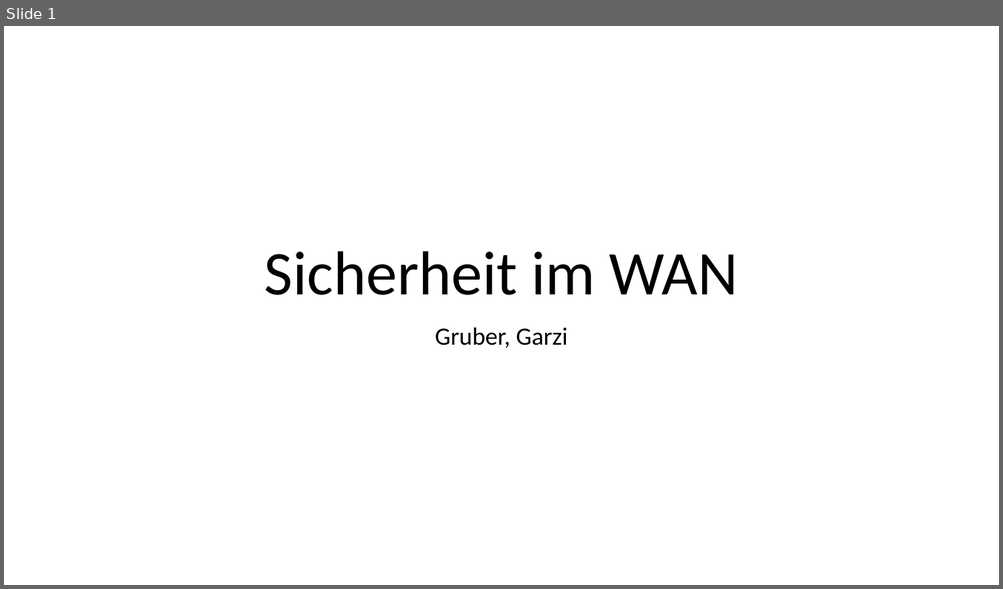
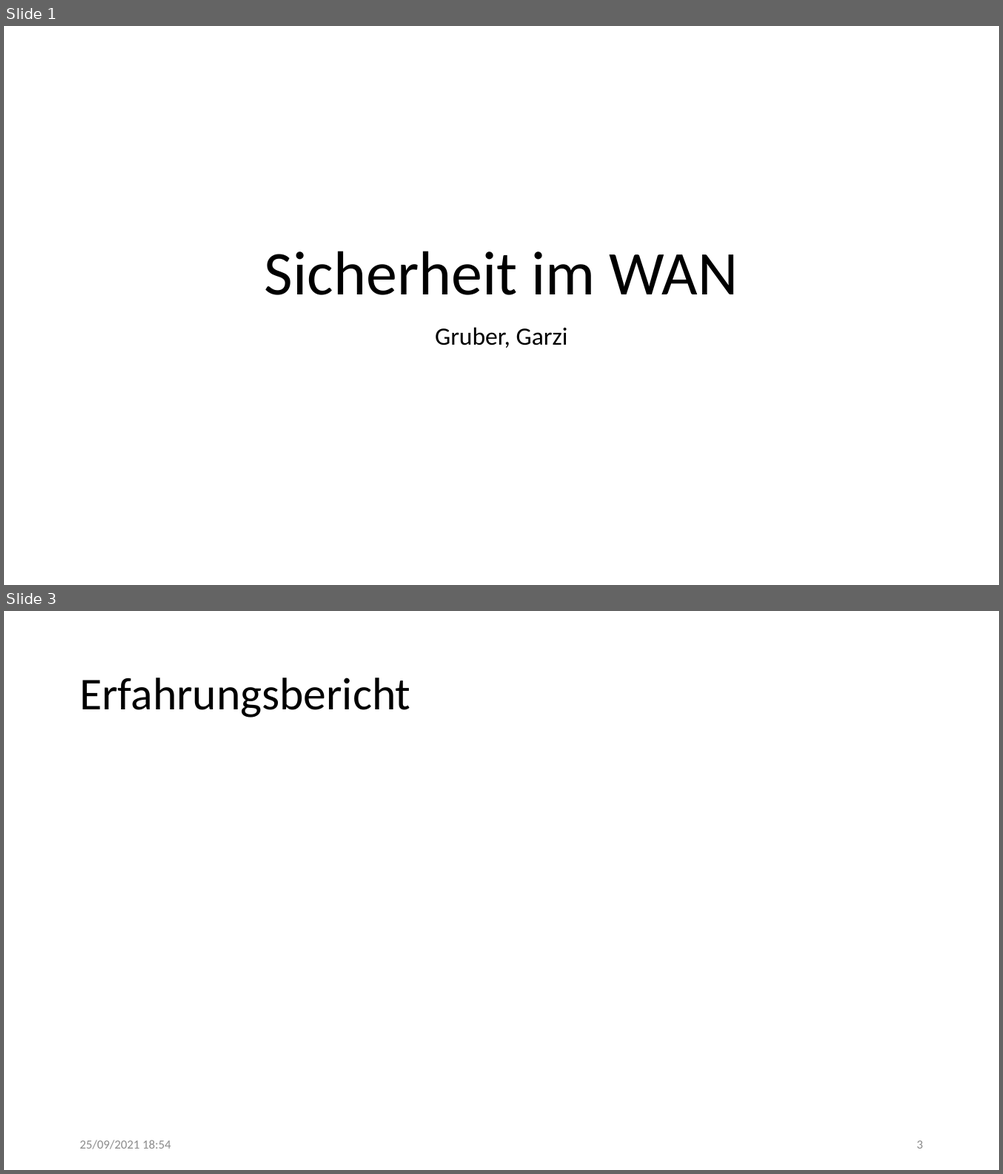
Before and after one commit to eliagarzi/m146-gruebigarzi, a slide deck: LB1/LB1_Präsentation_Sicherheit.pptx. Shown one above the other, each under a label of ours: slide 1 before the commit, slides 1 and 3 after it; the slides between them are not shown. The pictures are 1003x589 and 1003x1174 pixels, drawn with LibreOffice and Linux fonts; fonts in the diff are those of the drawing. Boxes give left, top, right and bottom in pixels: in the first picture for what was removed or moved away, otherwise in the second. Text is boxed around its words. In the diff, an @@ line names an element or a change of style, - is before the commit and + after.

```diff
--- a/LB1/LB1_Präsentation_Sicherheit.pptx
+++ b/LB1/LB1_Präsentation_Sicherheit.pptx
@@ slide 3 added at [4, 611, 999, 1170], background #FFFFFF @@
@@ title added at [79, 678, 410, 718], 44 pt, text #000000 @@
+Erfahrungsbericht
@@ text added at [79, 1140, 170, 1150], 12 pt, text #8C8C8C @@
+25/09/2021 18:54
@@ page number added at [916, 1141, 922, 1149], 12 pt, text #8C8C8C @@
+3
```
Also in this commit, not shown: 1 slide changed, 1 other slide added, 3 other files.
